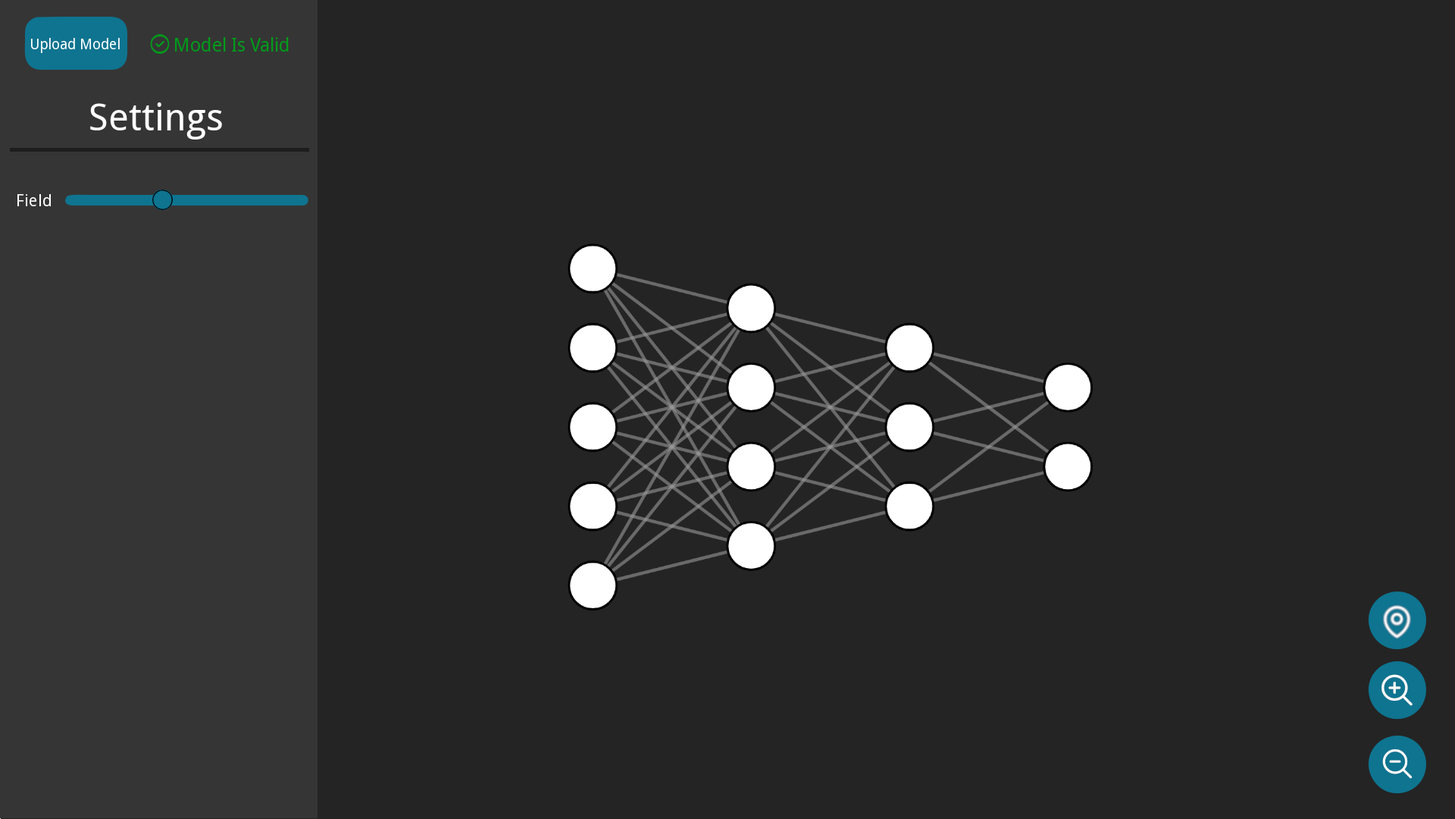
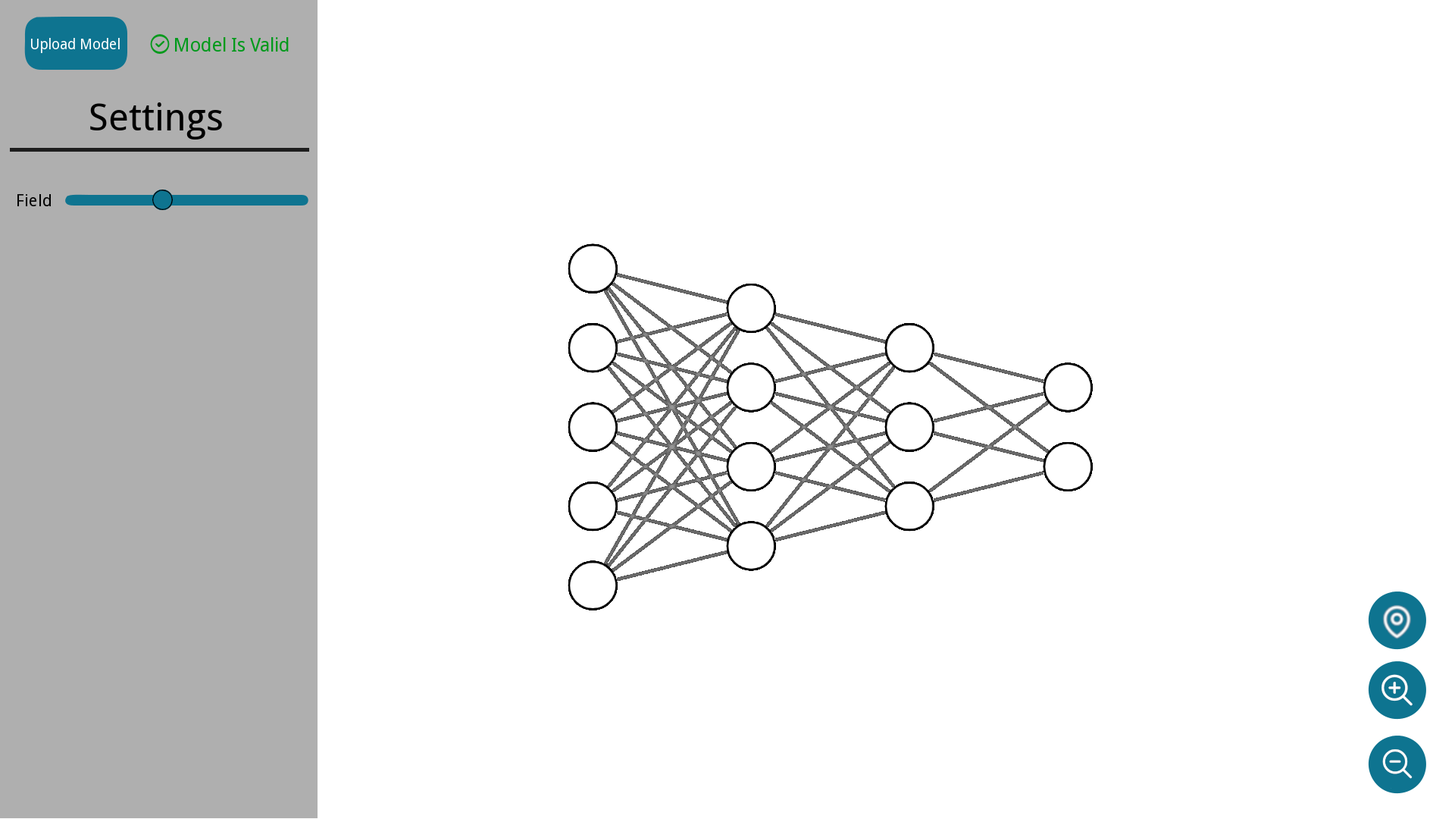
Layered file, before and after one edit (1455×819). Changes by layer:
painted on "Settings" over (90, 102, 223, 140)
painted on "Field" over (17, 194, 51, 207)
painted on "Sidebar Backdrop" over (0, 0, 318, 818)
painted on "Example Network" over (558, 233, 1110, 624)
painted on "Background" over (0, 0, 1455, 819)
